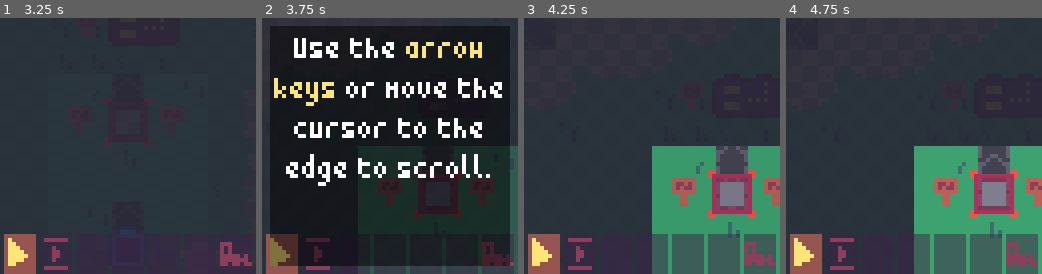
Above: before the commit, frames 1-4 (left to right).
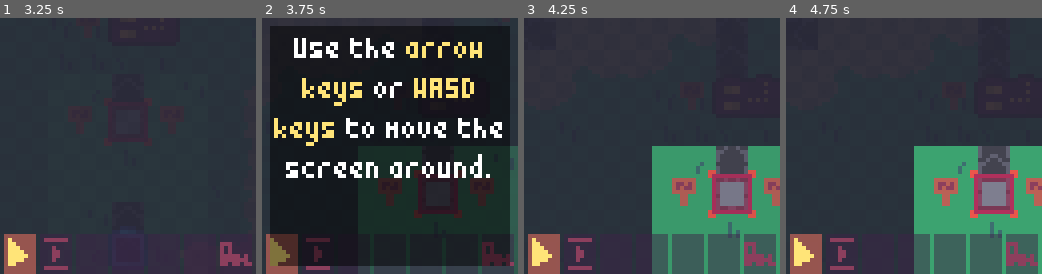
Above: after the commit, the same moments.

Repository: gheja/boxez
Game: Godot game, scene res://scenes/load_screen.tscn
Two runs of this game, one before a commit and one after it. Both use one fixed random seed, a clock stepped at 60 frames per second and the inputs below.
Inputs (mouse positions are in pixels of both pictures, inside the frame that each line leads up to):
- Up to frame 1 (3.25 s): tap Enter at 0.5 s; move the mouse to (184, 133) at 0.52 s; hold Right (ui_right) 0.53-1.28 s; click (184, 133) at 0.67 s; move the mouse to (76, 158) at 1.27 s; hold Down (ui_down) 1.28-2.03 s; move the mouse to (153, 89) at 2.02 s; hold Right (ui_right) 2.03-2.78 s; move the mouse to (115, 197) at 2.77 s; hold Up (ui_up) from 2.78 s (still down); click (115, 197) at 2.92 s
- Up to frame 2 (3.75 s): move the mouse to (466, 184) at 3.52 s; release Up (ui_up) at 3.53 s; hold Left (ui_left) from 3.53 s (still down)
- Up to frame 3 (4.25 s): keep holding Left (ui_left)
- Up to frame 4 (4.75 s): keep holding Left (ui_left); move the mouse to (837, 107) at 4.27 s

Frame 1 is identical in both runs. In frame 2, 9.5% of the frame differs, in the area x 4-94%, y 23-66%; in frame 3, less than 0.1%; in frame 4, less than 0.1%.

Commit message:
Updated the hint about scrolling, locked more belts after the first splitter

Diff:
--- a/src/scenes/level_2.tscn
+++ b/src/scenes/level_2.tscn
@@ -330,7 +330,7 @@
 
 [node name="HintSign3" parent="EffectsContainer" instance=ExtResource("9_0l2mq")]
 position = Vector2(87, 27)
-hint_text = "Use the [color=ffe478]arrow keys[/color] or move the cursor to the edge to scroll."
+hint_text = "Use the [color=ffe478]arrow keys[/color] or [color=ffe478]WASD keys[/color] to move the screen around."
 
 [node name="MarkerLevelUnlock_L2" parent="EffectsContainer" instance=ExtResource("8_luv47")]
 position = Vector2(87, 27)
@@ -408,7 +408,7 @@
 layer_0/name = "LevelLock"
 layer_0/tile_data = PackedInt32Array(65536, 2293761, 0, 65537, 2293761, 0, 65538, 2293761, 0, 65539, 2293761, 0, 65540, …(56708 unchanged characters)…
 layer_1/name = "KeepOnStart"
-layer_1/tile_data = PackedInt32Array(9, 1, 1, 10, 1, 1, -262 …(683 unchanged characters)… 852001, 1, 1, 917537, 1, 1, 983073, 1, 1)
+layer_1/tile_data = PackedInt32Array(9, 1, 1, 10, 1, 1, -262 …(683 unchanged characters)… 852001, 1, 1, 917537, 1, 1, 983073, 1, 1, -196599, 1, 1, -131063, 1, 1, -65527, 1, 1)
 
 [node name="FogTileMap" type="TileMap" parent="."]
 tile_set = SubResource("TileSet_qa702")
